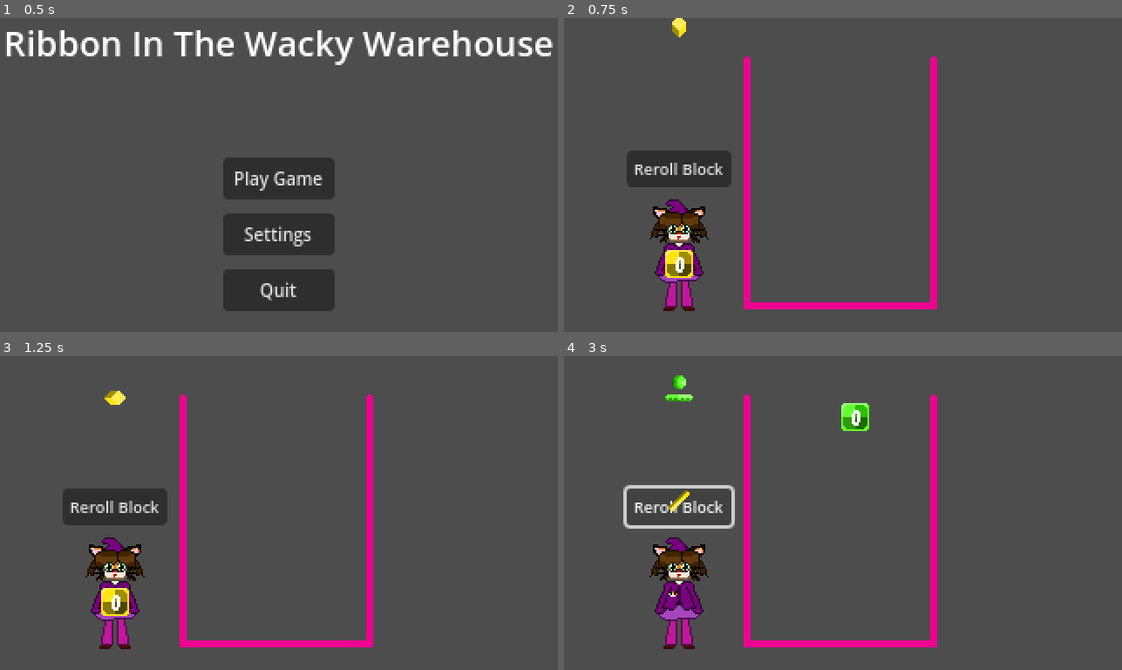
Above: before the commit, frames 1-4 (two rows, left to right).
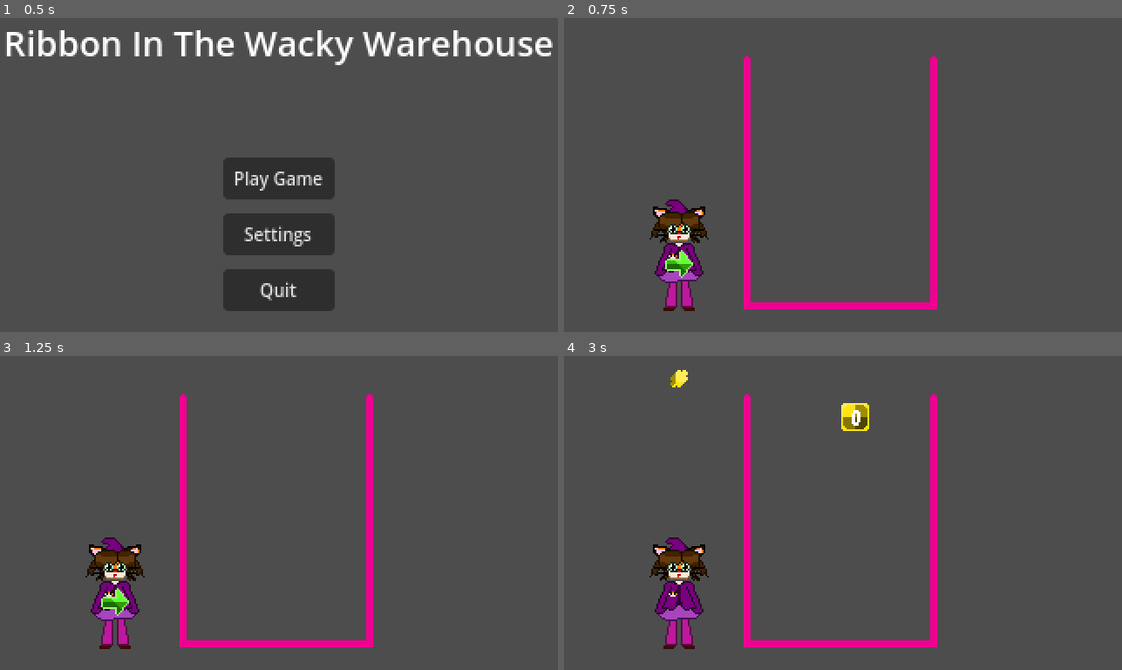
Above: after the commit, the same moments.

Repository: HuskyGameDev/2025f-team2
Game: Godot game, scene res://Scenes/TestScenes/MainMenu.tscn
Same seed, same stepped clock (60 frames per second), same inputs: the game is played once before the commit and once after it.
Inputs (mouse positions are in pixels of both pictures, inside the frame that each line leads up to):
- Up to frame 1 (0.5 s): no input
- Up to frame 2 (0.75 s): click "Play Game" at 0.5 s
- Up to frame 3 (1.25 s): no input
- Up to frame 4 (3 s): click (681, 506) at 1.25 s, where only the run before the commit has a clickable "Reroll Block"; hold Right (right) 2.03-2.78 s; hold R (reroll) 2.03-2.78 s; hold Down (down) from 2.78 s (still down); tap Z (release) at 2.85 s

Frame 1 is identical in both runs. In frame 2, 2.6% of the frame differs, in the area x 11-30%, y 0-83%; in frame 3, 2.6%, in the area x 11-30%, y 11-83%; in frame 4, 1.6%.

Commit message:
ordered box spawning and disabled redundant button

Diff:
--- /dev/null
+++ b/Resources/test_Order.tres
@@ -0,0 +1,9 @@
+[gd_resource type="Resource" script_class="PlacementOrder" load_steps=2 format=3 uid="uid://0x0hxn48adha"]
+
+[ext_resource type="Script" uid="uid://bq1lexixywh21" path="res://Scripts/Gameplay/PlacementOrder.gd" id="1_ek2ol"]
+
+[resource]
+script = ExtResource("1_ek2ol")
+typeOrder = Array[int]([0, 0, 0, 1, 0, 0, 0, 0, 1, 0, 1, 0, 0, 1, 0, 0])
+colorOrder = Array[int]([0, 0, 1, 1, 2, 1, 0, 1, 2, 0, 1, 0, 2, 1, 0, 2])
+metadata/_custom_type_script = "uid://bq1lexixywh21"
--- a/Scenes/TestScenes/TestScene.tscn
+++ b/Scenes/TestScenes/TestScene.tscn
@@ -1,7 +1,8 @@
-[gd_scene load_steps=8 format=3 uid="uid://co48nl1f8gywv"]
+[gd_scene load_steps=9 format=3 uid="uid://co48nl1f8gywv"]
 
 [ext_resource type="Script" uid="uid://cmvw2cbm4tsjx" path="res://Scripts/Gameplay/LevelManager.gd" id="1_g28u0"]
 [ext_resource type="PackedScene" uid="uid://cwepxmyofmf4r" path="res://Scenes/UI_Objects/pause_menu.tscn" id="2_5qkg8"]
+[ext_resource type="Resource" uid="uid://0x0hxn48adha" path="res://Resources/test_Order.tres" id="2_p83bp"]
 [ext_resource type="Script" uid="uid://ljmcy60pov5l" path="res://Scripts/Gameplay/BoxFiller.gd" id="3_1omkh"]
 [ext_resource type="Script" uid="uid://xgdtyc2a8otu" path="res://Scripts/UI_Scripts/PauseMenu.gd" id="3_635xr"]
 [ext_resource type="Texture2D" uid="uid://dskweavqum5qa" path="res://Artwork/Player/RibbonTest.png" id="4_5qkg8"]
@@ -14,6 +15,7 @@
 fallSpeed = 0.6
 boxFiller = NodePath("BoxFiller")
 boxGrid = NodePath("BaseGridPos")
+levelOrder = ExtResource("2_p83bp")
 
 [node name="Line2D" type="Line2D" parent="."]
 position = Vector2(107, 30)
@@ -36,11 +38,13 @@
 levelGrid = NodePath("../BaseGridPos")
 
 [node name="Button" type="Button" parent="BoxFiller"]
+visible = false
 offset_left = -30.0
 offset_top = -65.0
 offset_right = 30.0
 offset_bottom = -44.0
 theme_override_font_sizes/font_size = 9
+disabled = true
 text = "Reroll Block"
 script = ExtResource("4_36qpc")
 
--- a/Scripts/Gameplay/BoxFiller.gd
+++ b/Scripts/Gameplay/BoxFiller.gd
@@ -13,7 +13,6 @@
 	add_child(block)
 	block.position = Vector2(0,0)
 	fblock = block
-	block._set_color(randi_range(0,2))
 	var time = 0.75
 	while (fblock != null):
 		if fblock.blockValue >= 20:
@@ -46,6 +45,8 @@
 	reroll()
 
 func reroll():
+	if fblock == null:
+		return
 	fblock.queue_free()
 	levelGrid.next_block()
 	fblock = null
--- a/Scripts/Gameplay/LevelManager.gd
+++ b/Scripts/Gameplay/LevelManager.gd
@@ -3,9 +3,7 @@
 class_name LevelManager
 
 var block_node = load("res://Scenes/GameObjects/box.tscn")
-
 var arrow_node = load("res://Scenes/GameObjects/arrow.tscn")
-
 var indestructable_node = load("res://Scenes/GameObjects/indestructable.tscn")
 
 @export var fallSpeed : float = 1.25
@@ -13,8 +11,21 @@
 
 @export var boxFiller : BoxFiller
 @export var boxGrid : LevelGrid
+@export var levelOrder : PlacementOrder
+
+var bid = 0 #block pos
+var cid = 0 #color pos
 
 func _ready() -> void:
+	if levelOrder == null:
+		push_error("Level Order is null! Add Level Order!")
+	#get starting block
+	bid = randi_range(0, 2147483647)
+	bid %= len(levelOrder.typeOrder)
+	#get starting color
+	cid = randi_range(0, 2147483647)
+	cid %= len(levelOrder.colorOrder)
+
 	fallTimer = Timer.new()
 	fallTimer.wait_time = fallSpeed
 	fallTimer.autostart = true
@@ -22,19 +33,30 @@
 	spawnBlock()
 
 func createBlock() -> BoxHandler:
-	var id = randi_range(0, 4)
-	var newBlock : BoxHandler
-	##if id > 2:
-		##newBlock = arrow_node.instantiate()
-	##if id <= 2:
-		##newBlock = indestructable_node.instantiate()
-	if id < 4:
-		newBlock = block_node.instantiate()
-	elif id == 4:
-		newBlock = arrow_node.instantiate()
+	#next block
+	bid += 1
+	if bid >= len(levelOrder.typeOrder):
+		bid = 0
+	#next Color
+	cid += 1
+	if cid >= len(levelOrder.colorOrder):
+		cid = 0
+	print("box " + str(levelOrder.typeOrder[bid]) + " color " + str(levelOrder.colorOrder[cid]))
+	var newBlock : BoxHandler = getBlock()
+	newBlock._set_color(levelOrder.colorOrder[cid])
+
 	newBlock.bPosition = Vector2i(boxGrid.grid_size.x/2, boxGrid.grid_size.y-1)
 	return newBlock
 
+func getBlock() -> BoxHandler:
+	var newBlock : BoxHandler
+	if levelOrder.typeOrder[bid] == 0:
+		newBlock = block_node.instantiate()
+	elif levelOrder.typeOrder[bid] == 1:
+		newBlock = arrow_node.instantiate()
+	elif levelOrder.typeOrder[bid] == 2:
+		newBlock = indestructable_node.instantiate()
+	return newBlock
 
 func spawnBlock():
 	boxFiller.fillBlock(createBlock())
--- /dev/null
+++ b/Scripts/Gameplay/PlacementOrder.gd
@@ -0,0 +1,9 @@
+extends Resource
+class_name PlacementOrder
+
+enum BlockColor{Green, Red, Yellow}
+
+enum BlockType{Block, Arrow, Indestructible, Enemy}
+
+@export var typeOrder : Array[BlockType]
+@export var colorOrder : Array[BlockColor]
Not shown, added: Scripts/Gameplay/PlacementOrder.gd.uid
